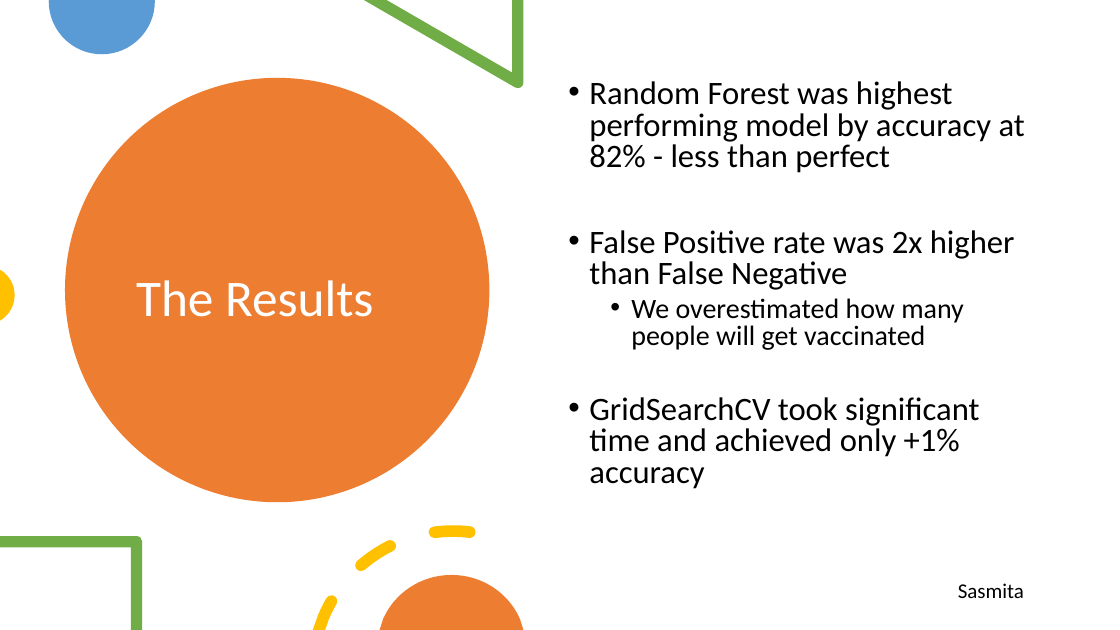
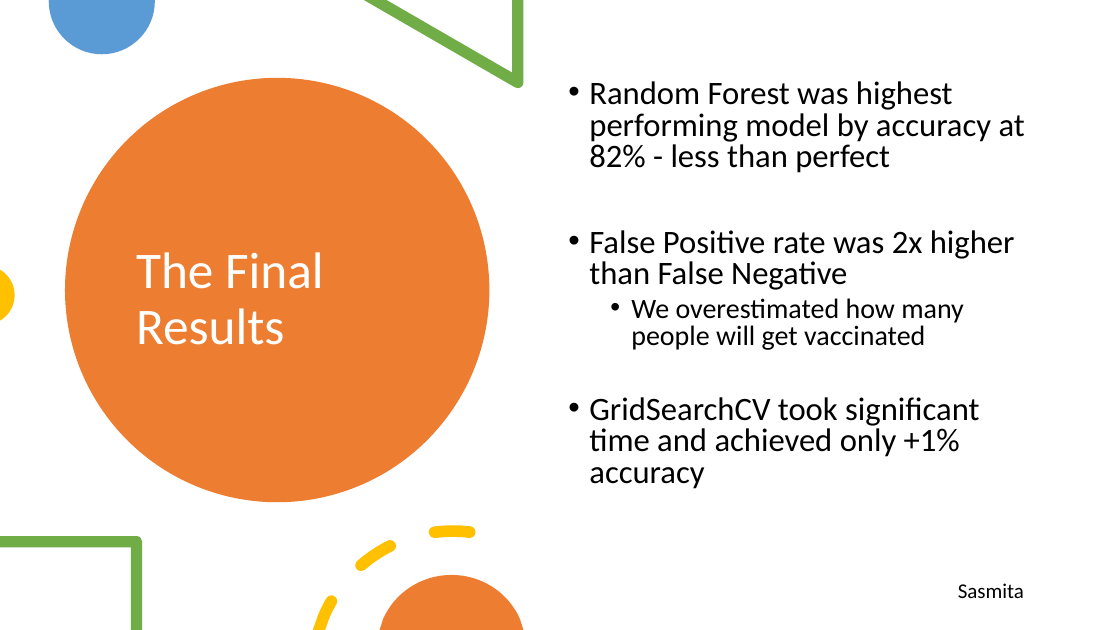
Before and after one commit to Sasmita28/Flu-Vaccine-Prediction, a slide deck: slide 12 of Project3Presentation.pptx (slide 11 before the commit). Drawn at 1120x630 pixels with LibreOffice and Linux fonts; fonts in the diff are those of the drawing. Boxes give left, top, right and bottom in pixels: in the first picture for what was removed or moved away, otherwise in the second. Text is boxed around its words. In the diff, an @@ line names an element or a change of style, - is before the commit and + after.

```diff
--- a/Project3Presentation.pptx
+++ b/Project3Presentation.pptx
@@ title at [136, 252, 324, 345]: text changed @@
-The Results
+The Final Results
```
Also in this commit, not shown: 3 other slides changed.
